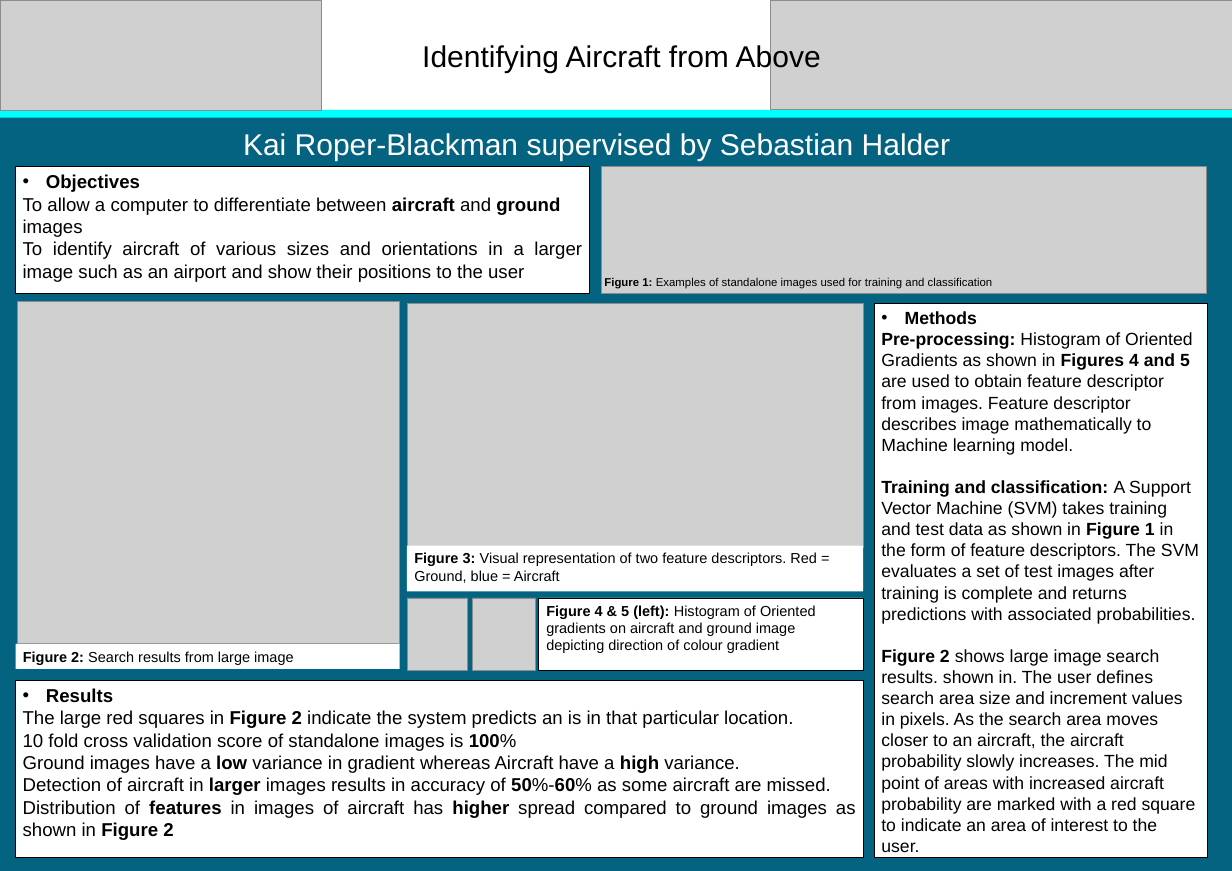
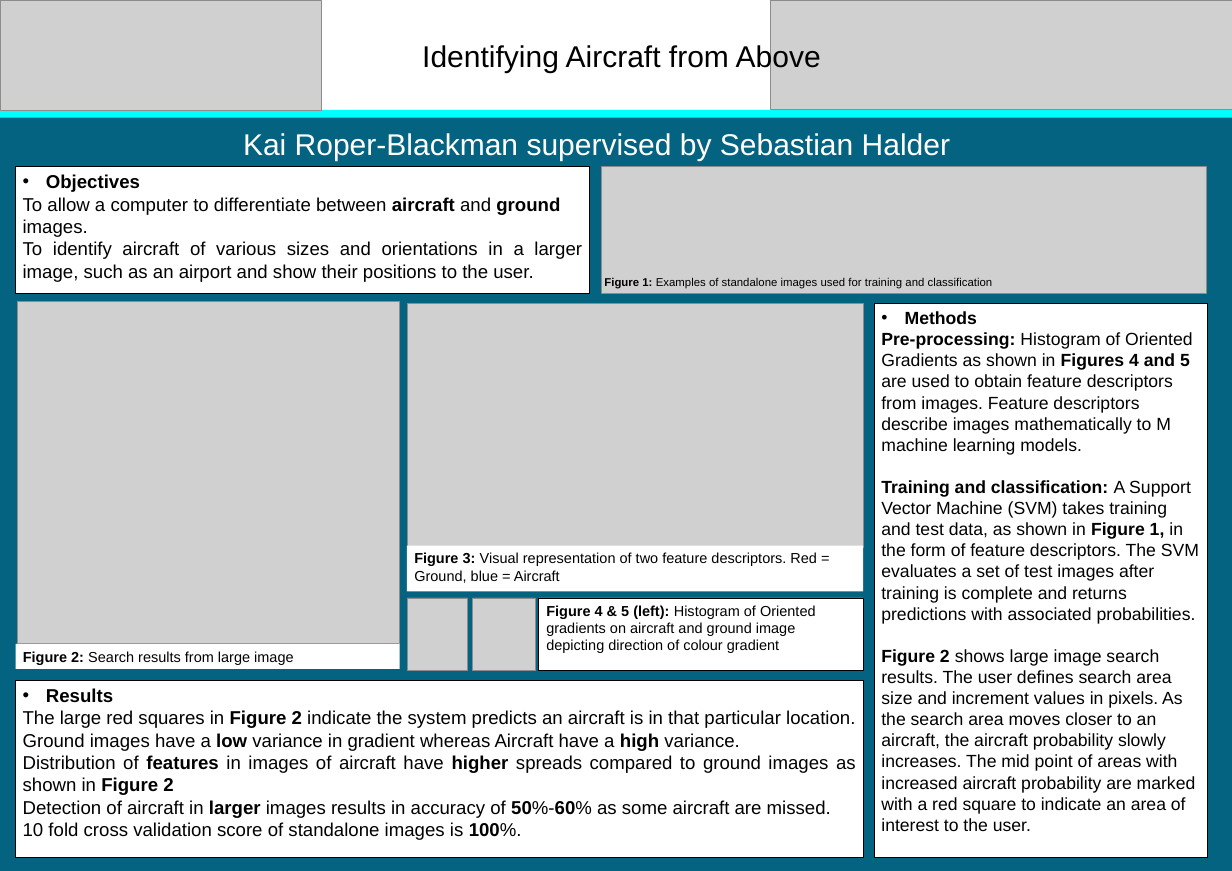
Before and after one commit to kairb/identifying-aircraft, a slide deck: slide 1 of Documents/CE301 Open Day Poster Template.pptx. Drawn at 1232x871 pixels with LibreOffice and Linux fonts; fonts in the diff are those of the drawing; grey boxes stand for pictures. Boxes give left, top, right and bottom in pixels: in the first picture for what was removed or moved away, otherwise in the second. Text is boxed around its words. In the diff, an @@ line names an element or a change of style, - is before the commit and + after.

Commit message:
minor updates to poster and abstract

```diff
--- a/Documents/CE301 Open Day Poster Template.pptx
+++ b/Documents/CE301 Open Day Poster Template.pptx
@@ text in rectangle at [23,197,582,282]: text changed @@
-To allow a computer to differentiate between aircraft and ground images
-To identify aircraft of various sizes and orientations in a larger image such as an airport and show their positions to the user
+To allow a computer to differentiate between aircraft and ground images.
+To identify aircraft of various sizes and orientations in a larger image, such as an airport and show their positions to the user.
@@ text in rectangle at [881,332,1199,831]: text changed @@
-Pre-processing: Histogram of Oriented Gradients as shown in Figures 4 and 5 are used to obtain feature descriptor from images. Feature descriptor describes image mathematically to Machine learning model.
-Training and classification: A Support Vector Machine (SVM) takes training and test data as shown in Figure 1 in the form of feature descriptors. The SVM evaluates a set of test images after training is complete and returns predictions with associated probabilities.
-Figure 2 shows large image search results. shown in. The user defines search area size and increment values in pixels. As the search area moves closer to an aircraft, the aircraft probability slowly increases. The mid point of areas with increased aircraft probability are marked with a red square to indicate an area of interest to the user.
+Pre-processing: Histogram of Oriented Gradients as shown in Figures 4 and 5 are used to obtain feature descriptors from images. Feature descriptors describe images mathematically to M
+machine learning models.
+Training and classification: A Support Vector Machine (SVM) takes training and test data, as shown in Figure 1, in the form of feature descriptors. The SVM evaluates a set of test images after training is complete and returns predictions with associated probabilities.
+Figure 2 shows large image search results. The user defines search area size and increment values in pixels. As the search area moves closer to an aircraft, the aircraft probability slowly increases. The mid point of areas with increased aircraft probability are marked with a red square to indicate an area of interest to the user.
@@ text in rectangle at [23,710,855,728]: text changed @@
-The large red squares in Figure 2 indicate the system predicts an is in that particular location.
-10 fold cross validation score of standalone images is 100%
+The large red squares in Figure 2 indicate the system predicts an aircraft is in that particular location.
@@ text in rectangle at [23,755,856,795]: paragraph added @@
+Distribution of features in images of aircraft have higher spreads compared to ground images as shown in Figure 2
@@ text in rectangle at [23,822,522,840]: text changed @@
-Distribution of features in images of aircraft has higher spread compared to ground images as shown in Figure 2
+10 fold cross validation score of standalone images is 100%.
```
Also in this commit, not shown: 1 other file.
